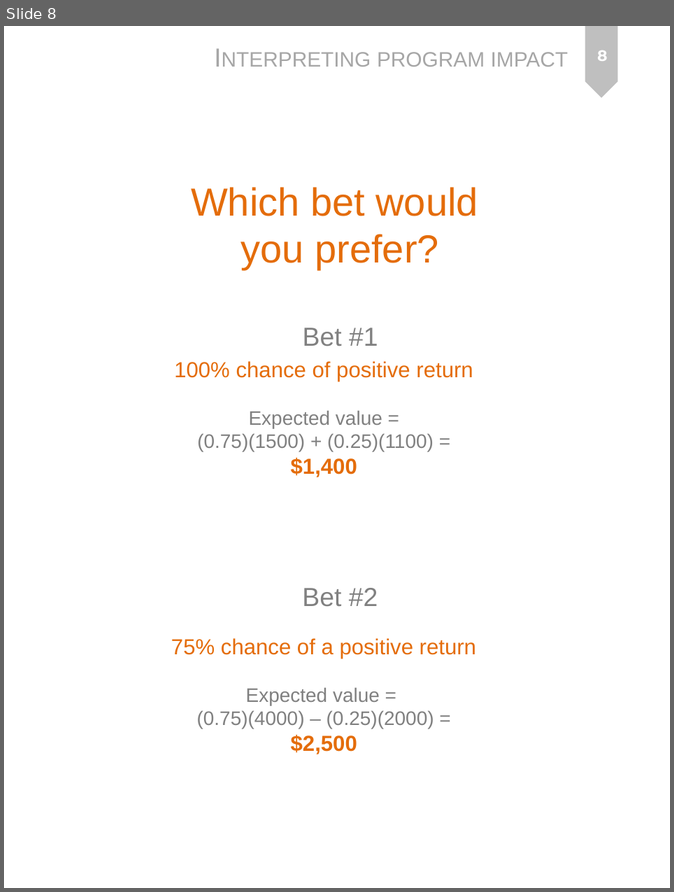
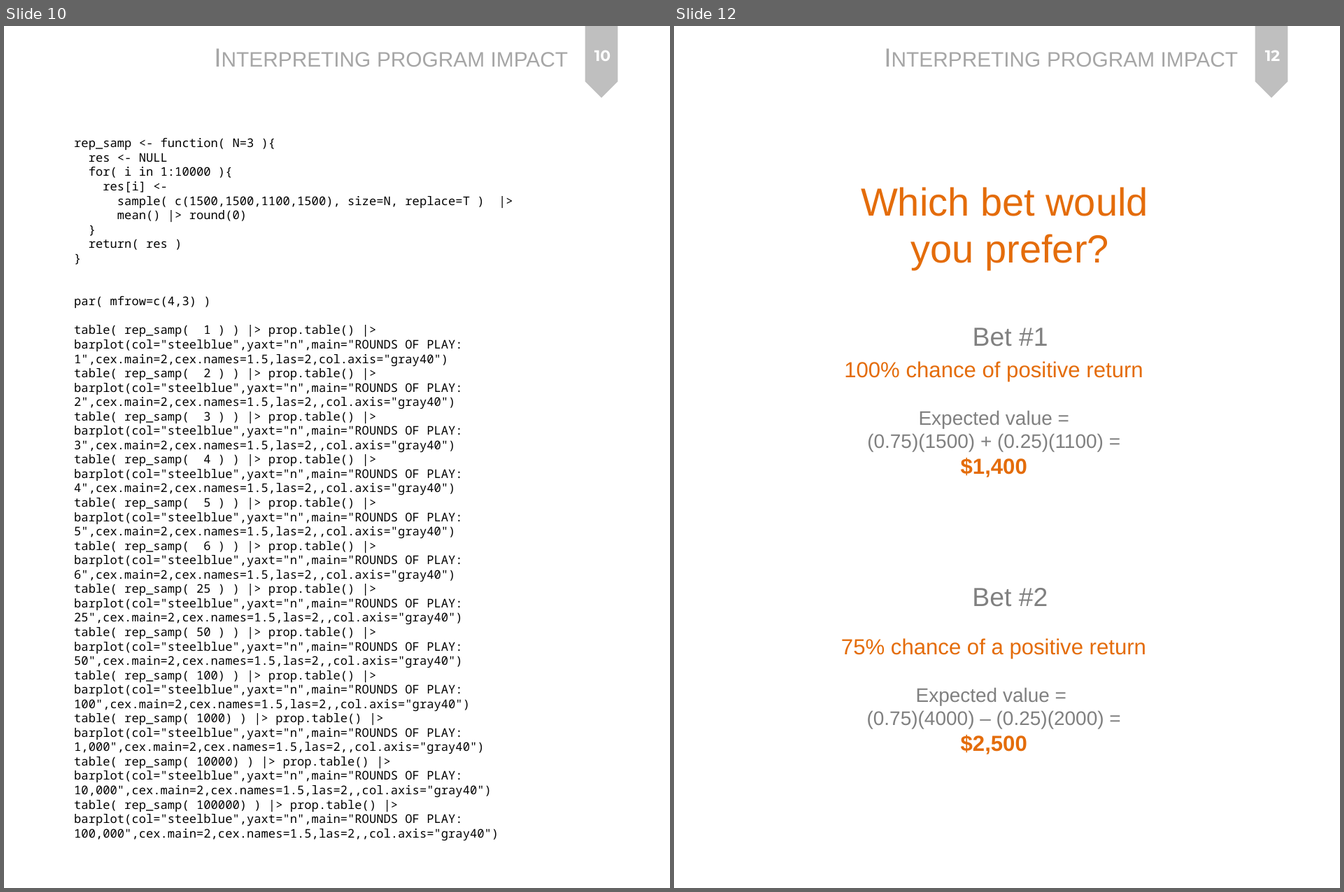
Before and after one commit to Watts-College/paf-510-template, a slide deck: lectures/p-05-program-impact.pptx. Shown side by side, each under a label of ours: slide 8 before the commit, slides 10 and 12 after it; the slides between them are not shown. The pictures are 674x892 and 1344x892 pixels, drawn with LibreOffice and Linux fonts; fonts in the diff are those of the drawing. Boxes give left, top, right and bottom in pixels: in the first picture for what was removed or moved away, otherwise in the second. Text is boxed around its words. In the diff, an @@ line names an element or a change of style, - is before the commit and + after.

```diff
--- a/lectures/p-05-program-impact.pptx
+++ b/lectures/p-05-program-impact.pptx
@@ slide 10 added at (4, 26, 670, 888), background #FFFFFF; not listed: 2 template elements that a slide beside it also shows @@
@@ page number added at (595, 50, 611, 61), 14 pt, text #FFFFFF, bold @@
+10
@@ text added at (74, 138, 499, 842), 11 pt, text #000000 @@
+rep_samp <- function( N=3 ){
+res <- NULL
+for( i in 1:10000 ){
+res[i] <-
+sample( c(1500,1500,1100,1500), size=N, replace=T ) |>
+mean() |> round(0)
+}
+return( res )
+}
+par( mfrow=c(4,3) )
+table( rep_samp( 1 ) ) |> prop.table() |> barplot(col="steelblue",yaxt="n",main="ROUNDS OF PLAY: 1",cex.main=2,cex.names=1.5,las=2,col.axis="gray40")
+table( rep_samp( 2 ) ) |> prop.table() |> barplot(col="steelblue",yaxt="n",main="ROUNDS OF PLAY: 2",cex.main=2,cex.names=1.5,las=2,,col.axis="gray40")
+table( rep_samp( 3 ) ) |> prop.table() |> barplot(col="steelblue",yaxt="n",main="ROUNDS OF PLAY: 3",cex.main=2,cex.names=1.5,las=2,,col.axis="gray40")
+table( rep_samp( 4 ) ) |> prop.table() |> barplot(col="steelblue",yaxt="n",main="ROUNDS OF PLAY: 4",cex.main=2,cex.names=1.5,las=2,,col.axis="gray40")
+table( rep_samp( 5 ) ) |> prop.table() |> barplot(col="steelblue",yaxt="n",main="ROUNDS OF PLAY: 5",cex.main=2,cex.names=1.5,las=2,,col.axis="gray40")
+table( rep_samp( 6 ) ) |> prop.table() |> barplot(col="steelblue",yaxt="n",main="ROUNDS OF PLAY: 6",cex.main=2,cex.names=1.5,las=2,,col.axis="gray40")
+table( rep_samp( 25 ) ) |> prop.table() |> barplot(col="steelblue",yaxt="n",main="ROUNDS OF PLAY: 25",cex.main=2,cex.names=1.5,las=2,,col.axis="gray40")
+table( rep_samp( 50 ) ) |> prop.table() |> barplot(col="steelblue",yaxt="n",main="ROUNDS OF PLAY: 50",cex.main=2,cex.names=1.5,las=2,,col.axis="gray40")
+table( rep_samp( 100) ) |> prop.table() |> barplot(col="steelblue",yaxt="n",main="ROUNDS OF PLAY: 100",cex.main=2,cex.names=1.5,las=2,,col.axis="gray40")
+table( rep_samp( 1000) ) |> prop.table() |> barplot(col="steelblue",yaxt="n",main="ROUNDS OF PLAY: 1,000",cex.main=2,cex.names=1.5,las=2,,col.axis="gray40")
+table( rep_samp( 10000) ) |> prop.table() |> barplot(col="steelblue",yaxt="n",main="ROUNDS OF PLAY: 10,000",cex.main=2,cex.names=1.5,las=2,,col.axis="gray40")
+table( rep_samp( 100000) ) |> prop.table() |> barplot(col="steelblue",yaxt="n",main="ROUNDS OF PLAY: 100,000",cex.main=2,cex.names=1.5,las=2,,col.axis="gray40")
@@ what was slide 8 is now slide 12 @@
@@ page number at (1266, 50, 1280, 61): text changed @@
-8
+12
```
Also in this commit, not shown: 3 slides changed, 10 other slides added, 1 other file.
